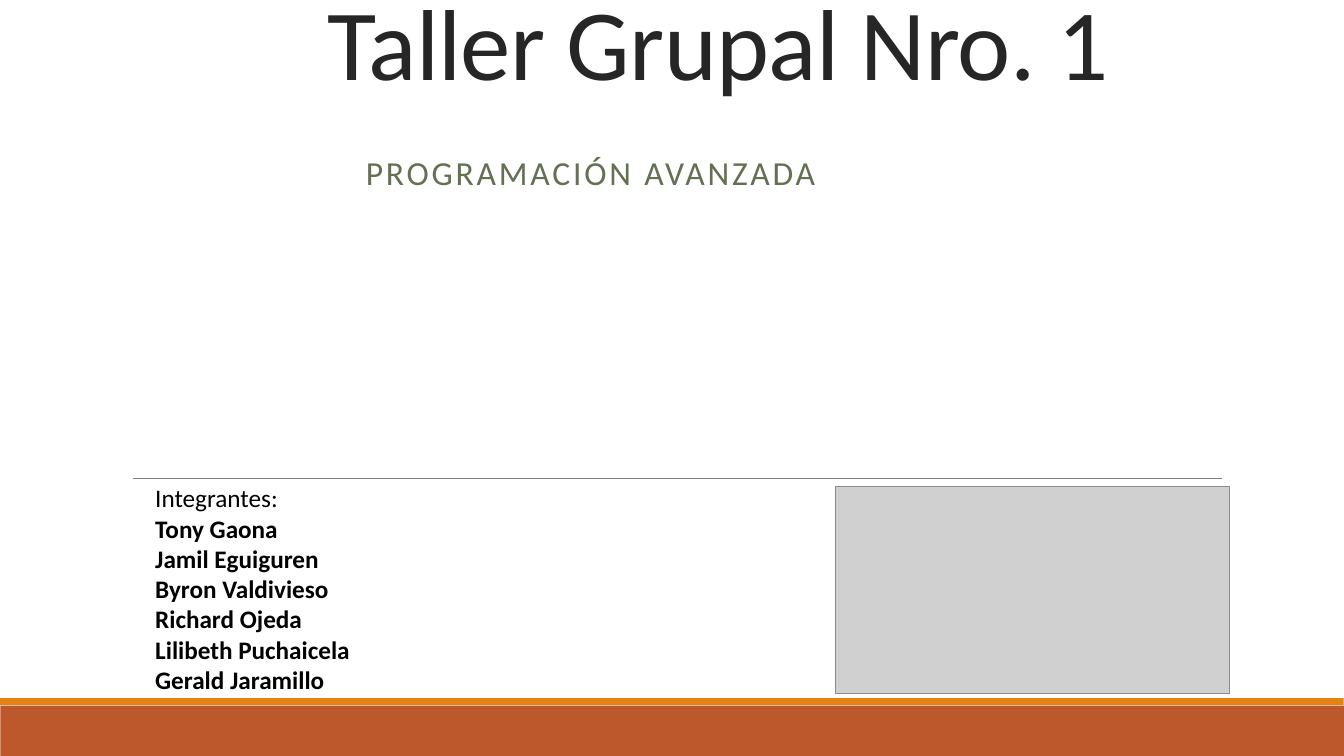
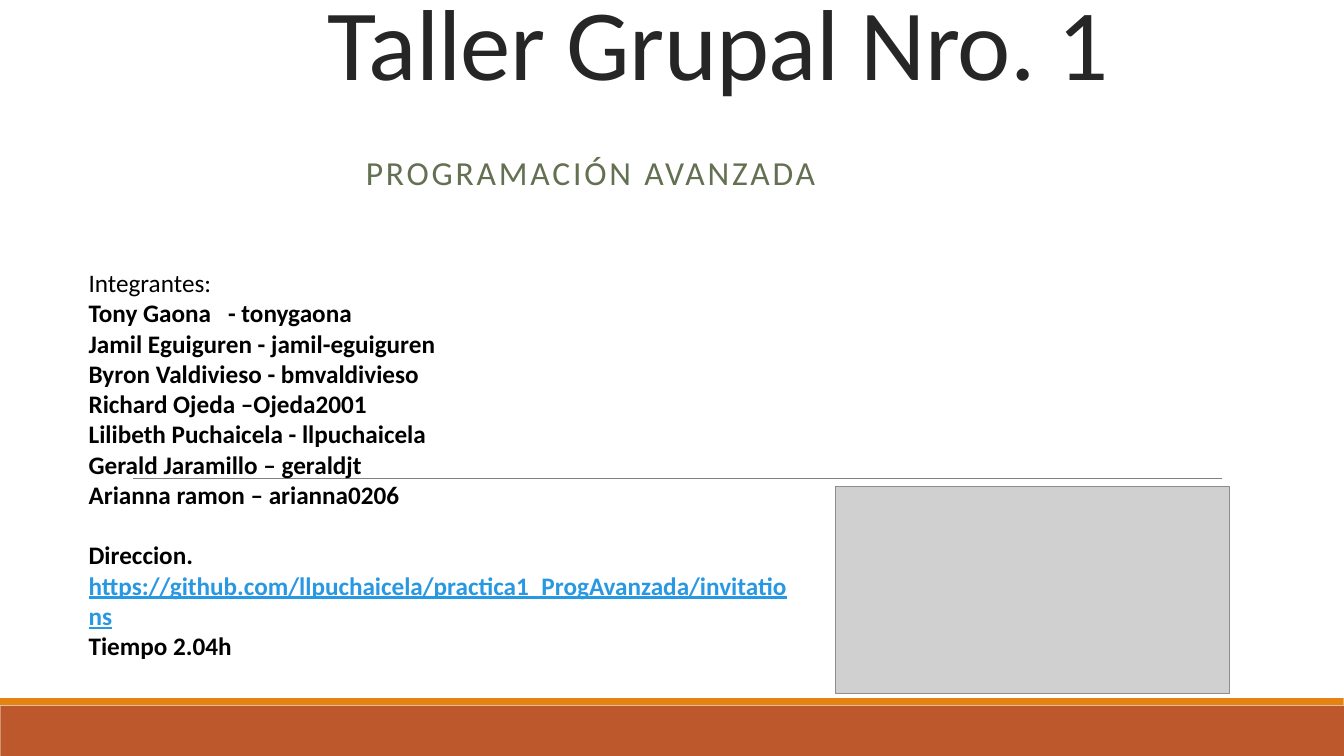
Before and after one commit to llpuchaicela/practica1_ProgAvanzada, a slide deck: slide 1 of trabvajo.pptx. Drawn at 1344x756 pixels with LibreOffice and Linux fonts; fonts in the diff are those of the drawing; grey boxes stand for pictures. Boxes give left, top, right and bottom in pixels: in the first picture for what was removed or moved away, otherwise in the second. Text is boxed around its words. In the diff, an @@ line names an element or a change of style, - is before the commit and + after.

Commit message:
practica

```diff
--- a/trabvajo.pptx
+++ b/trabvajo.pptx
@@ text "Integrantes:": place and size @@
-text "Integrantes:" at <box>155,490,349,690</box>
+text "Integrantes:" at <box>89,275,787,659</box>
@@ text at <box>89,305,787,659</box>: text changed @@
-Tony Gaona
-Jamil Eguiguren
-Byron Valdivieso
-Richard Ojeda
-Lilibeth Puchaicela
-Gerald Jaramillo
+Tony Gaona - tonygaona
+Jamil Eguiguren - jamil-eguiguren
+Byron Valdivieso - bmvaldivieso
+Richard Ojeda –Ojeda2001
+Lilibeth Puchaicela - llpuchaicela
+Gerald Jaramillo – geraldjt
+Arianna ramon – arianna0206
+Direccion. https://github.com/llpuchaicela/practica1_ProgAvanzada/invitations
+Tiempo 2.04h
```
Also in this commit, not shown: 5 other slides changed.
